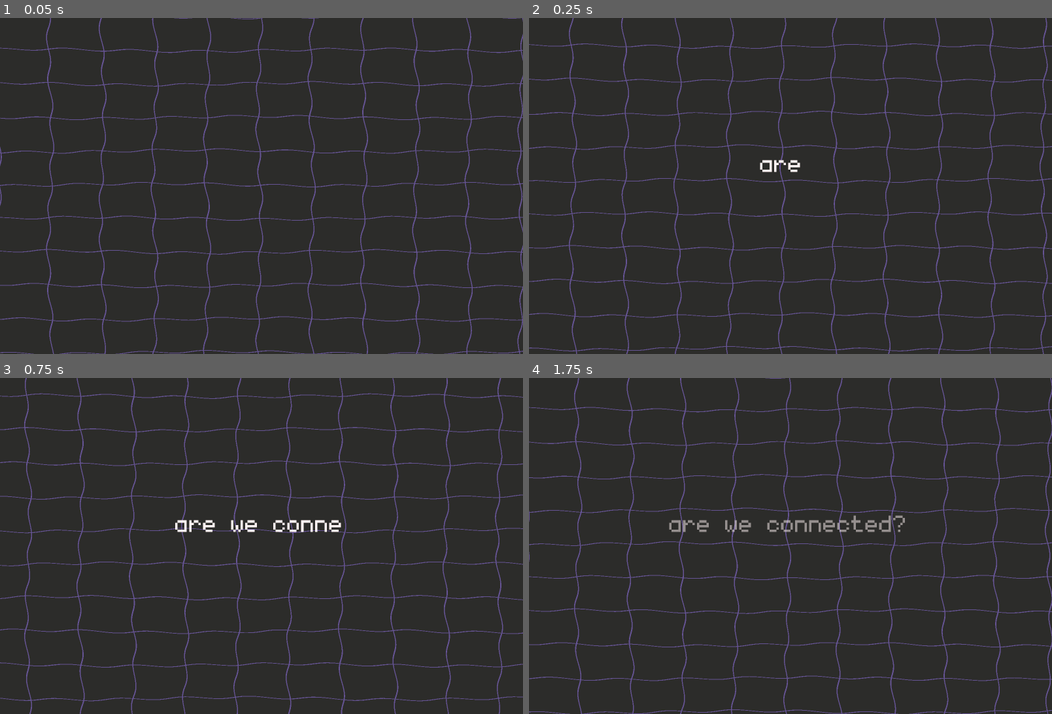
Above: before the commit, frames 1-4 (two rows, left to right).
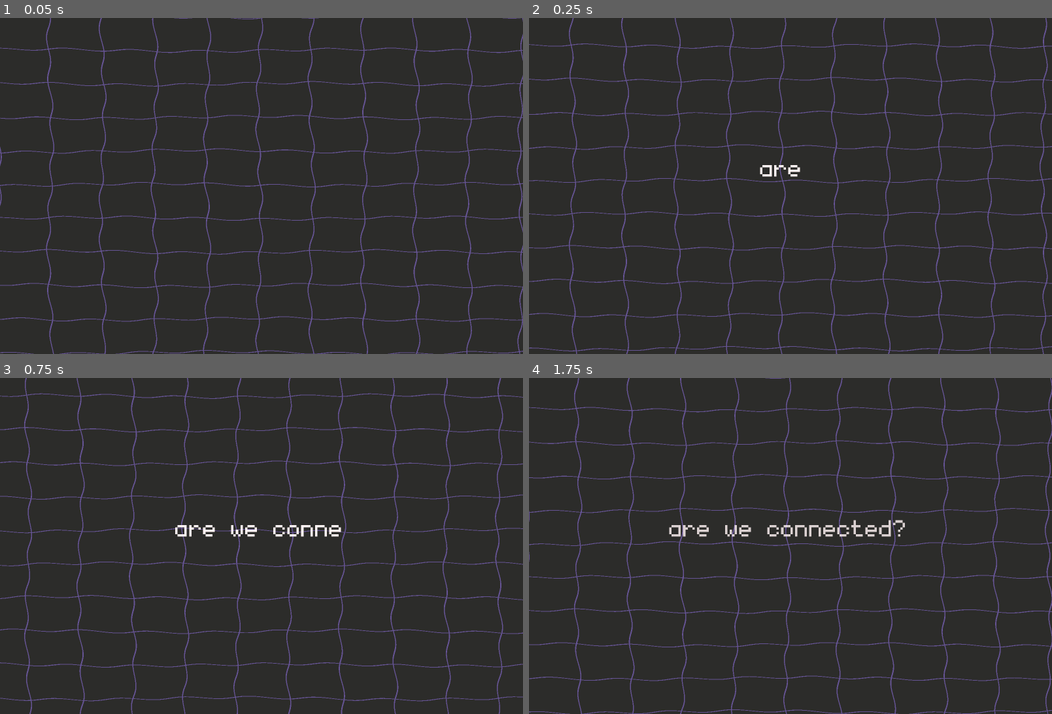
Above: after the commit, the same moments.

Repository: zzz475-idk/teen-jam
Game: Godot game, scene res://scenes/intro.tscn
Two runs of this game, one before a commit and one after it. Both use one fixed random seed, a clock stepped at 60 frames per second and the inputs below.
Inputs:
- Up to frame 1 (0.05 s): no input
- Up to frame 2 (0.25 s): no input
- Up to frame 3 (0.75 s): hold Right (ui_right) from 0.53 s (still down); tap X (x) at 0.6 s
- Up to frame 4 (1.75 s): keep holding Right (ui_right); tap Up (ui_up) at 0.77, 1.52 s; tap X (x) at 1.35 s

Frame 1 is identical in both runs. In frame 2, 0.2% of the frame differs, in the area x 44-52%, y 42-48%; in frame 3, 0.6%; in frame 4, 1.1%, in the area x 26-72%, y 40-48%.

Commit message:
bad music

Diff:
--- a/project.godot
+++ b/project.godot
@@ -25,6 +25,7 @@
 ScrollingLayer="*uid://cmd4ntm7fkseu"
 Transition="*uid://dqt2q8oytyv6h"
 GlobalVariables="*uid://cy8lp4f7c4oct"
+MusicPlayer="*uid://crulon7xi1ba4"
 
 [display]
 
--- a/scenes/exit.tscn
+++ b/scenes/exit.tscn
@@ -20,6 +20,3 @@
 [node name="ExitBlocker" type="Sprite2D" parent="." unique_id=1649679142]
 position = Vector2(1, 0)
 texture = ExtResource("3_c7mer")
-
-[node name="CPUParticles2D" type="CPUParticles2D" parent="." unique_id=1993542492]
-emitting = false
--- a/scenes/intro.tscn
+++ b/scenes/intro.tscn
@@ -58,7 +58,7 @@
 
 [sub_resource type="Animation" id="Animation_yjqpq"]
 resource_name = "intro"
-length = 2.0
+length = 3.0000000000000004
 tracks/0/type = "value"
 tracks/0/imported = false
 tracks/0/enabled = true
@@ -90,7 +90,7 @@
 tracks/2/interp = 1
 tracks/2/loop_wrap = true
 tracks/2/keys = {
-"times": PackedFloat32Array(0, 1.5, 2),
+"times": PackedFloat32Array(0, 1.5, 3),
 "transitions": PackedFloat32Array(1, 1, 1),
 "update": 0,
 "values": [Color(1, 1, 1, 1), Color(1, 1, 1, 1), Color(1, 1, 1, 0)]
@@ -126,7 +126,7 @@
 offset_left = 35.0
 offset_top = 50.0
 offset_right = 188.0
-offset_bottom = 73.0
+offset_bottom = 77.0
 text = "are we connected?"
 label_settings = SubResource("LabelSettings_g4v7s")
 horizontal_alignment = 1
--- a/scenes/main_menu.tscn
+++ b/scenes/main_menu.tscn
@@ -8,6 +8,7 @@
 [ext_resource type="Texture2D" uid="uid://c836ogmfvj7eq" path="res://sprites/main menu/star1.png" id="5_8ln24"]
 [ext_resource type="Shader" uid="uid://2e2xv3ygb6wm" path="res://shaders/text.gdshader" id="5_tbmy8"]
 [ext_resource type="Texture2D" uid="uid://cgwikn873n6lr" path="res://sprites/main menu/star2.png" id="7_tbmy8"]
+[ext_resource type="AudioStream" uid="uid://unfdrpdu8q8n" path="res://music/menu.ogg" id="9_jk1qb"]
 
 [sub_resource type="ShaderMaterial" id="ShaderMaterial_l6cm7"]
 shader = ExtResource("1_ekxnf")
@@ -145,3 +146,9 @@
 [node name="star2" type="Sprite2D" parent="star" unique_id=1888472190]
 position = Vector2(112, 48)
 texture = ExtResource("7_tbmy8")
+
+[node name="AudioStreamPlayer2D" type="AudioStreamPlayer2D" parent="." unique_id=176134707]
+stream = ExtResource("9_jk1qb")
+volume_db = -2.0
+max_distance = 4096.0
+parameters/looping = true
--- a/scenes/map2.tscn
+++ b/scenes/map2.tscn
@@ -189,7 +189,7 @@
 
 [node name="white" type="ColorRect" parent="." unique_id=1995116631]
 show_behind_parent = true
-offset_left = -159.5
+offset_left = -193.0
 offset_top = 28.0
 offset_right = 483.5
 offset_bottom = 103.0
@@ -202,7 +202,7 @@
 
 [node name="background" type="TextureRect" parent="background2" unique_id=20824744]
 material = SubResource("ShaderMaterial_rutqx")
-offset_left = -157.0
+offset_left = -194.0
 offset_top = -83.0
 offset_right = 483.0
 offset_bottom = 61.0
@@ -216,7 +216,7 @@
 
 [node name="background" type="TextureRect" parent="background1" unique_id=842725621]
 material = SubResource("ShaderMaterial_ccs1r")
-offset_left = -158.5
+offset_left = -194.5
 offset_top = -82.0
 offset_right = 481.5
 offset_bottom = 62.0
--- a/scenes/map_1.tscn
+++ b/scenes/map_1.tscn
@@ -1,8 +1,9 @@
 [gd_scene format=4 uid="uid://b6251dnxi47nn"]
 
 [ext_resource type="Texture2D" uid="uid://bfasdjskb6560" path="res://sprites/tileset.png" id="1_87ub3"]
+[ext_resource type="Script" uid="uid://vlgar1ex6yvm" path="res://scripts/map_1.gd" id="2_0dnla"]
 [ext_resource type="PackedScene" uid="uid://do8d8ctxfyora" path="res://scenes/player.tscn" id="2_7xies"]
-[ext_resource type="Script" uid="uid://b00uvrepow5bh" path="res://scripts/exit.gd" id="4_0dnla"]
+[ext_resource type="Texture2D" uid="uid://cbj05r1bitjk4" path="res://sprites/controlls.png" id="4_0dnla"]
 [ext_resource type="PackedScene" uid="uid://dgu61lyyq8qqk" path="res://scenes/exit.tscn" id="4_00lji"]
 
 [sub_resource type="TileSetAtlasSource" id="TileSetAtlasSource_7xies"]
@@ -85,6 +86,7 @@
 [node name="map1" type="TileMapLayer" unique_id=553868582]
 tile_map_data = PackedByteArray("AAD+/wIAAAAAAAYAAAD//wIAAAABAAYAAAAAAAIAAAAAAAYAAAABAAIAAAABAAYAAAACAAIAAAACAAYAAAD9/w …(240 unchanged characters)…
 tile_set = SubResource("TileSet_g4v7s")
+script = ExtResource("2_0dnla")
 
 [node name="background" type="ColorRect" parent="." unique_id=603984213]
 show_behind_parent = true
@@ -103,10 +105,13 @@
 
 [node name="exit" parent="." unique_id=1970883660 instance=ExtResource("4_00lji")]
 position = Vector2(40, 16)
-script = ExtResource("4_0dnla")
 
 [node name="player" parent="." unique_id=1070567530 instance=ExtResource("2_7xies")]
 position = Vector2(5, 9)
 
+[node name="Controlls" type="Sprite2D" parent="." unique_id=1819727666]
+position = Vector2(-8, -8)
+texture = ExtResource("4_0dnla")
+
 [connection signal="body_entered" from="exit" to="." method="_on_exit_body_entered"]
 [connection signal="body_entered" from="exit" to="exit" method="_on_body_entered"]
--- a/scenes/map_4.tscn
+++ b/scenes/map_4.tscn
@@ -97,6 +97,7 @@
 script/source = "extends TileMapLayer
 
 @onready var player: CharacterBody2D = $player;
+@onready var exit: Area2D = $exit;
 
 func _on_spikes_area_body_entered(body: Node2D) -> void:
 	if (body == player):
@@ -115,6 +116,7 @@
 	player.velocity = Vector2(0, 0);
 	await(get_tree().create_timer(2).timeout);
 	player.can_move = true;
+	exit.blocked = false;
 "
 
 [sub_resource type="TileSetAtlasSource" id="TileSetAtlasSource_rutqx"]
@@ -203,7 +205,7 @@
 script = SubResource("GDScript_jeisp")
 
 [node name="enviroment" type="TileMapLayer" parent="." unique_id=751454941]
-tile_map_data = PackedByteArray("AAAGAP7/AAAAAAMAAAAGAP//AAA …(288 unchanged characters)… KAAYAAAAPAP//AAAKAAUAABAPAAAAAAAKAAYAABA=")
+tile_map_data = PackedByteArray("AAAGAP7/AAAAAAMAAAAGAP//AAA …(288 unchanged characters)… KAAYAAAAPAP//AAAKAAUAABAPAAAAAAAKAAYAABAJAP7/AAADAAMAAAAJAP//AAADAAQAAAA=")
 tile_set = SubResource("TileSet_yf5fn")
 
 [node name="black" type="ColorRect" parent="." unique_id=809160809]
--- /dev/null
+++ b/scenes/music_player.tscn
@@ -0,0 +1,9 @@
+[gd_scene format=3 uid="uid://crulon7xi1ba4"]
+
+[ext_resource type="AudioStream" uid="uid://cw71ncs8oue83" path="res://music/bad.ogg" id="1_jxdhu"]
+
+[node name="music player" type="AudioStreamPlayer2D" unique_id=1340043283]
+stream = ExtResource("1_jxdhu")
+volume_db = 3.0
+max_distance = 4096.0
+parameters/looping = true
--- a/scenes/player.tscn
+++ b/scenes/player.tscn
@@ -25,6 +25,7 @@
 [ext_resource type="Texture2D" uid="uid://bq2tslgf0g5pr" path="res://sprites/player/hearth/player hearth4.png" id="23_ujl30"]
 [ext_resource type="Shader" uid="uid://2e2xv3ygb6wm" path="res://shaders/text.gdshader" id="24_ke2ow"]
 [ext_resource type="FontFile" uid="uid://ba2s46rel4apw" path="res://monogram.ttf" id="24_l71n6"]
+[ext_resource type="AudioStream" uid="uid://cuodmquwwn8k0" path="res://sounds/meow.wav" id="26_ujl30"]
 
 [sub_resource type="SpriteFrames" id="SpriteFrames_g4v7s"]
 animations = [{
@@ -208,7 +209,7 @@
 position = Vector2(0, 4)
 sprite_frames = SubResource("SpriteFrames_g4v7s")
 animation = &"death"
-frame_progress = 0.6788137
+frame_progress = 0.2912899
 offset = Vector2(0, -4)
 
 [node name="CollisionShape2D" type="CollisionShape2D" parent="." unique_id=2111783949]
@@ -238,11 +239,25 @@
 [node name="ui" type="CanvasLayer" parent="." unique_id=1502294195]
 layer = 0
 
+[node name="ColorRect2" type="ColorRect" parent="ui" unique_id=520204109]
+offset_left = 89.0
+offset_top = 132.0
+offset_right = 129.0
+offset_bottom = 144.0
+color = Color(1, 0.9529412, 0.9529412, 1)
+
+[node name="ColorRect" type="ColorRect" parent="ui" unique_id=67250729]
+offset_left = 90.0
+offset_top = 133.0
+offset_right = 128.0
+offset_bottom = 144.0
+color = Color(0.17254902, 0.17254902, 0.16470589, 1)
+
 [node name="hearth" type="AnimatedSprite2D" parent="ui" unique_id=1025178295]
 position = Vector2(104, 138)
 sprite_frames = SubResource("SpriteFrames_yf5fn")
 autoplay = "default"
-frame_progress = 0.27657464
+frame_progress = 0.19559348
 
 [node name="hp amount" type="Label" parent="ui/hearth" unique_id=548588387]
 material = SubResource("ShaderMaterial_ujl30")
@@ -253,4 +268,9 @@
 text = "9x"
 label_settings = SubResource("LabelSettings_g4v7s")
 
+[node name="meow player" type="AudioStreamPlayer2D" parent="." unique_id=317320188]
+stream = ExtResource("26_ujl30")
+volume_db = 3.0
+max_distance = 4096.0
+
 [connection signal="timeout" from="jump buffer timer" to="." method="_on_jump_buffer_timer_timeout"]
--- a/scripts/intro.gd
+++ b/scripts/intro.gd
@@ -5,11 +5,9 @@
 @onready var sound: AudioStreamPlayer2D = $sound;
 
 func _ready() -> void:
-	await(get_tree().create_timer(4).timeout);
-	label.text = "protect the little";
+	Input.set_mouse_mode(Input.MOUSE_MODE_HIDDEN);
+	await(get_tree().create_timer(5).timeout);
+	label.text = "guide the little guy!";
 	animation_player.play("intro")
 	await(get_tree().create_timer(2.5).timeout);
-	label.text = "get ready!";
-	animation_player.play("intro")
-	await(get_tree().create_timer(2).timeout);
 	Transition.transition(Transition.MAIN_MENU);
--- a/scripts/main_menu.gd
+++ b/scripts/main_menu.gd
@@ -3,8 +3,12 @@
 
 @onready var star_1: Sprite2D = $star/star1;
 @onready var star_2: Sprite2D = $star/star2;
+@onready var audio_stream_player_2d: AudioStreamPlayer2D = $AudioStreamPlayer2D;
 var started: bool = false
 
+func _ready() -> void:
+	await(get_tree().create_timer(2).timeout);
+	audio_stream_player_2d.play();
 
 func _physics_process(delta: float) -> void:
 	star_1.rotation_degrees += 2 * delta;
--- /dev/null
+++ b/scripts/map_1.gd
@@ -0,0 +1,6 @@
+extends TileMapLayer
+
+
+func _ready() -> void:
+	await(get_tree().create_timer(1).timeout);
+	MusicPlayer.play();
--- a/scripts/player.gd
+++ b/scripts/player.gd
@@ -7,6 +7,7 @@
 @onready var ray_cast_2d: RayCast2D = $RayCast2D;
 @onready var camera_2d: Camera2D = $Camera2D;
 @onready var hp_amount: Label = $"ui/hearth/hp amount";
+@onready var meow_player: AudioStreamPlayer2D = $"meow player";
 @export var speed: float = 8000;
 @export var jump_power: float = 9000;
 @export var falling_speed: float = 400;
@@ -26,6 +27,8 @@
 	jumping(delta);
 
 	hp_amount.text = str(GlobalVariables.hp) + 'x';
+	if (Input.is_action_just_pressed("x")):
+		meow_player.play();
 
 func movement(delta: float) -> void:
 	move_and_slide();
@@ -97,7 +100,6 @@
 		tween.tween_property(self, "position", Vector2(position.x ,position.y + 75), 2);
 		tween2.tween_property(animation, "rotation_degrees", 1028, 2);
 
-
 		await(get_tree().create_timer(0.5).timeout);
 		camera_2d.process_mode = Node.PROCESS_MODE_DISABLED;
 		await(get_tree().create_timer(0.5).timeout);
Not shown, added: music/bad.ogg.import
Not shown, added: music/menu.ogg.import
Not shown, added: scripts/map_1.gd.uid
Not shown, added: sounds/meow.wav.import
Binary file added: sprites/controlls.png
Not shown, added: sprites/controlls.png.import
Not shown, added: music/bad.ogg
Not shown, added: music/menu.ogg
Not shown, added: sounds/meow.wav
